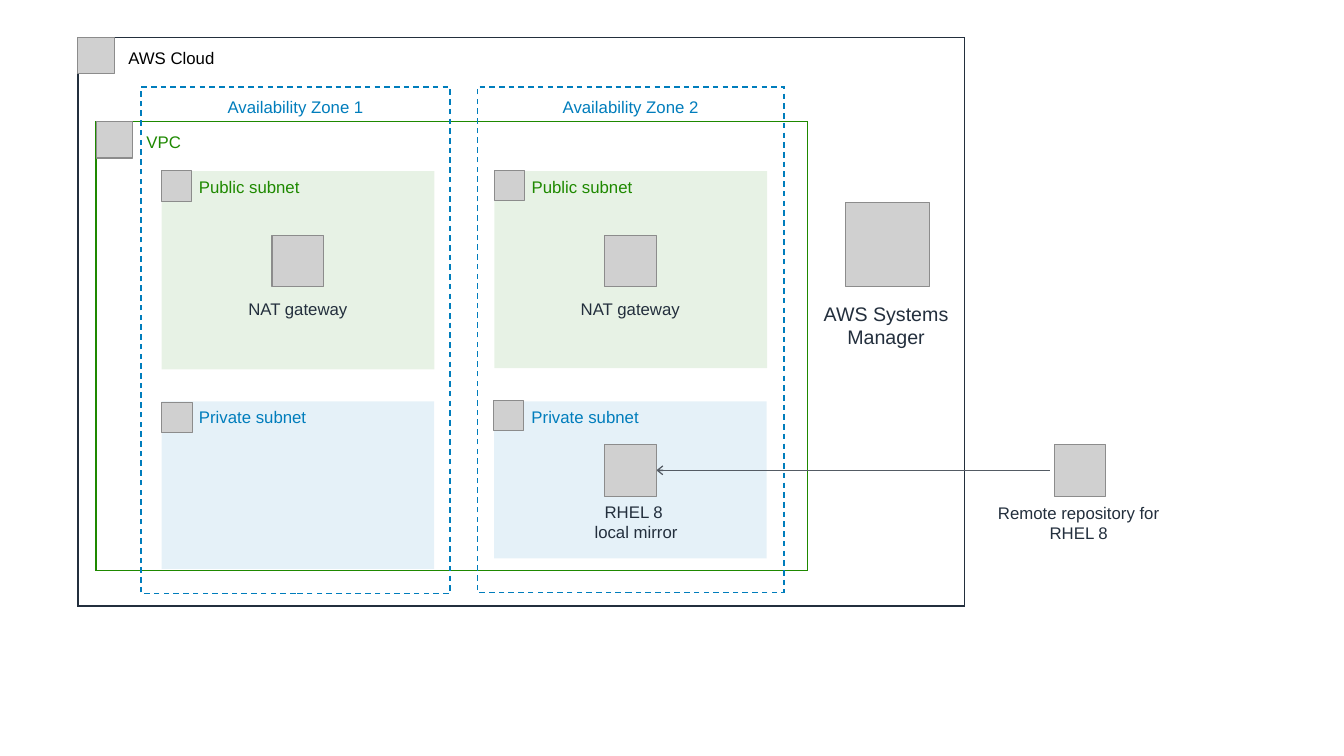
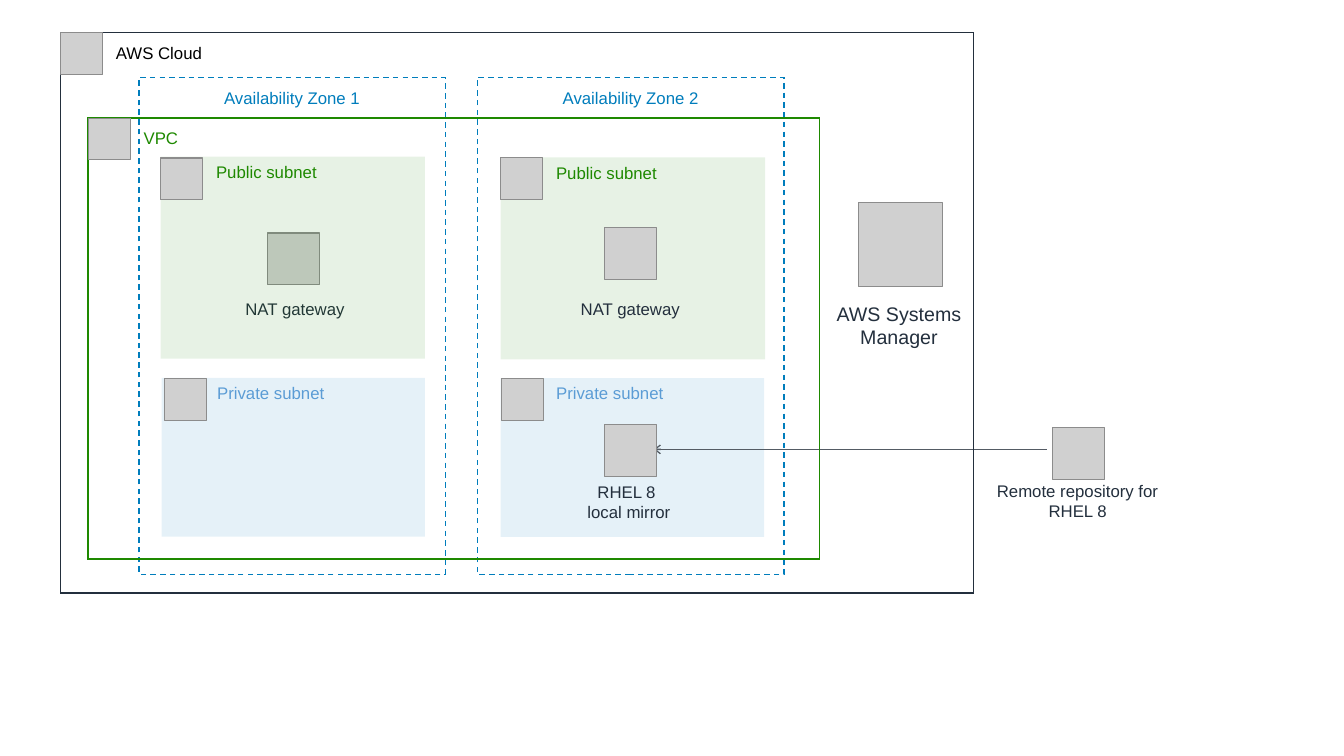
Before and after one commit to annaone/quickstart-rhel-local-mirror, a slide deck: slide 1 of docs/deployment_guide/images/rhel8-local-mirror-architecture-diagram.pptx. Drawn at 1344x756 pixels with LibreOffice and Linux fonts; fonts in the diff are those of the drawing; grey boxes stand for pictures; background and template pictures are left out. Boxes give left, top, right and bottom in pixels: in the first picture for what was removed or moved away, otherwise in the second. Text is boxed around its words. In the diff, an @@ line names an element or a change of style, - is before the commit and + after.

```diff
--- a/docs/deployment_guide/images/rhel8-local-mirror-architecture-diagram.pptx
+++ b/docs/deployment_guide/images/rhel8-local-mirror-architecture-diagram.pptx
@@ rectangle "AWS Cloud" resized from (x1=78, y1=37, x2=964, y2=606) to (x1=60, y1=32, x2=974, y2=593) @@
@@ picture added at (x1=60, y1=32, x2=103, y2=75) @@
@@ picture removed at (x1=78, y1=37, x2=114, y2=74) @@
@@ rectangle "Availability Zone 1" resized from (x1=141, y1=87, x2=450, y2=594) to (x1=139, y1=78, x2=446, y2=575) @@
@@ rectangle "Availability Zone 2" resized from (x1=478, y1=87, x2=784, y2=593) to (x1=478, y1=78, x2=784, y2=575) @@
@@ rectangle "VPC" resized from (x1=96, y1=121, x2=808, y2=571) to (x1=89, y1=118, x2=821, y2=560) @@
@@ picture resized from (x1=96, y1=122, x2=132, y2=158) to (x1=89, y1=118, x2=131, y2=160) @@
@@ rectangle "Public subnet" resized from (x1=161, y1=171, x2=435, y2=370) to (x1=160, y1=156, x2=424, y2=358) @@
@@ picture added at (x1=160, y1=158, x2=203, y2=201) @@
@@ picture removed at (x1=161, y1=171, x2=192, y2=202) @@
@@ picture removed at (x1=494, y1=170, x2=524, y2=201) @@
@@ rectangle "Public subnet" resized from (x1=494, y1=171, x2=767, y2=368) to (x1=501, y1=157, x2=765, y2=359) @@
@@ picture added at (x1=501, y1=157, x2=543, y2=200) @@
@@ picture moved from (x1=846, y1=203, x2=930, y2=286) to (x1=859, y1=203, x2=943, y2=286) @@
@@ picture moved from (x1=272, y1=235, x2=324, y2=286) to (x1=267, y1=233, x2=319, y2=284) @@
@@ picture moved from (x1=605, y1=235, x2=656, y2=286) to (x1=605, y1=228, x2=656, y2=279) @@
@@ text "AWS Systems Manager" moved from (x1=824, y1=307, x2=948, y2=348) to (x1=837, y1=307, x2=961, y2=348) @@
@@ rectangle "Private subnet" at (x1=161, y1=378, x2=424, y2=537): text colour #007DBC to #5B9CD5 @@
@@ rectangle "Private subnet" resized from (x1=161, y1=401, x2=434, y2=569) to (x1=161, y1=378, x2=424, y2=537) @@
@@ picture added at (x1=164, y1=378, x2=207, y2=420) @@
@@ rectangle "Private subnet" resized from (x1=494, y1=401, x2=766, y2=559) to (x1=501, y1=378, x2=764, y2=537) @@
@@ rectangle "Private subnet" at (x1=501, y1=378, x2=764, y2=537): text colour #007DBC to #5B9CD5 @@
@@ picture added at (x1=501, y1=378, x2=543, y2=420) @@
@@ picture removed at (x1=162, y1=402, x2=193, y2=433) @@
@@ picture removed at (x1=494, y1=400, x2=524, y2=431) @@
@@ text "RHEL 8" moved from (x1=595, y1=506, x2=678, y2=538) to (x1=587, y1=486, x2=671, y2=518) @@
@@ 2 pictures, 1 text, 1 arrow moved together from (x1=605, y1=445, x2=1160, y2=539) to (x1=605, y1=424, x2=1158, y2=517) @@
```
Also in this commit, not shown: 1 other file.
